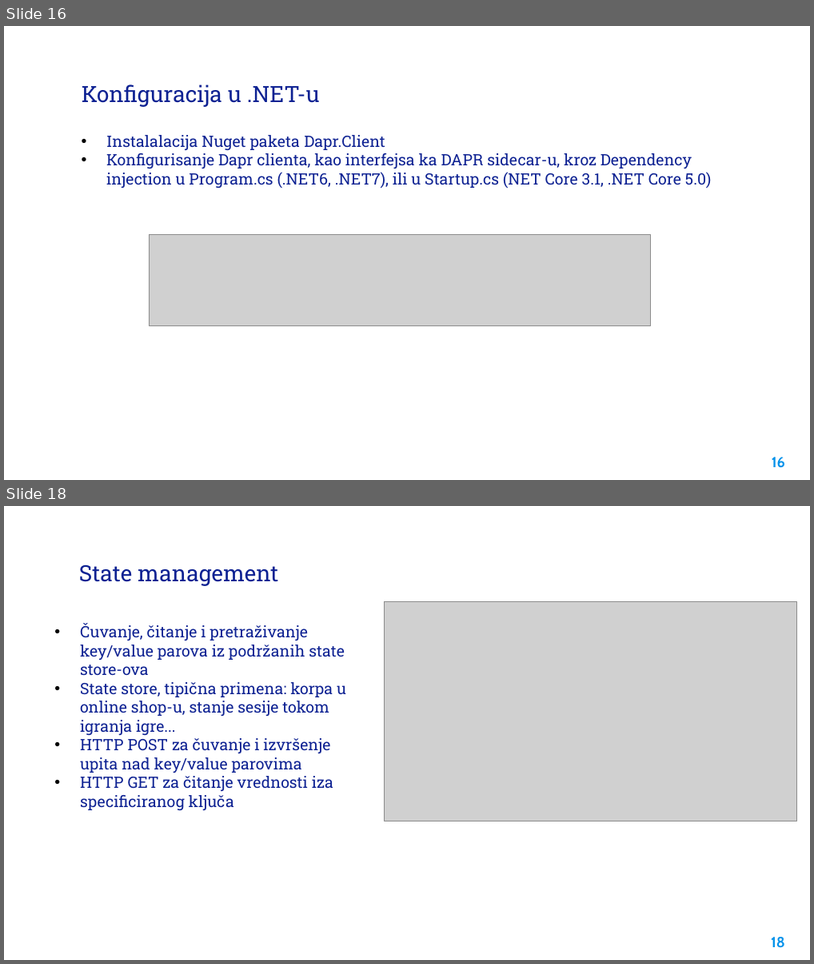
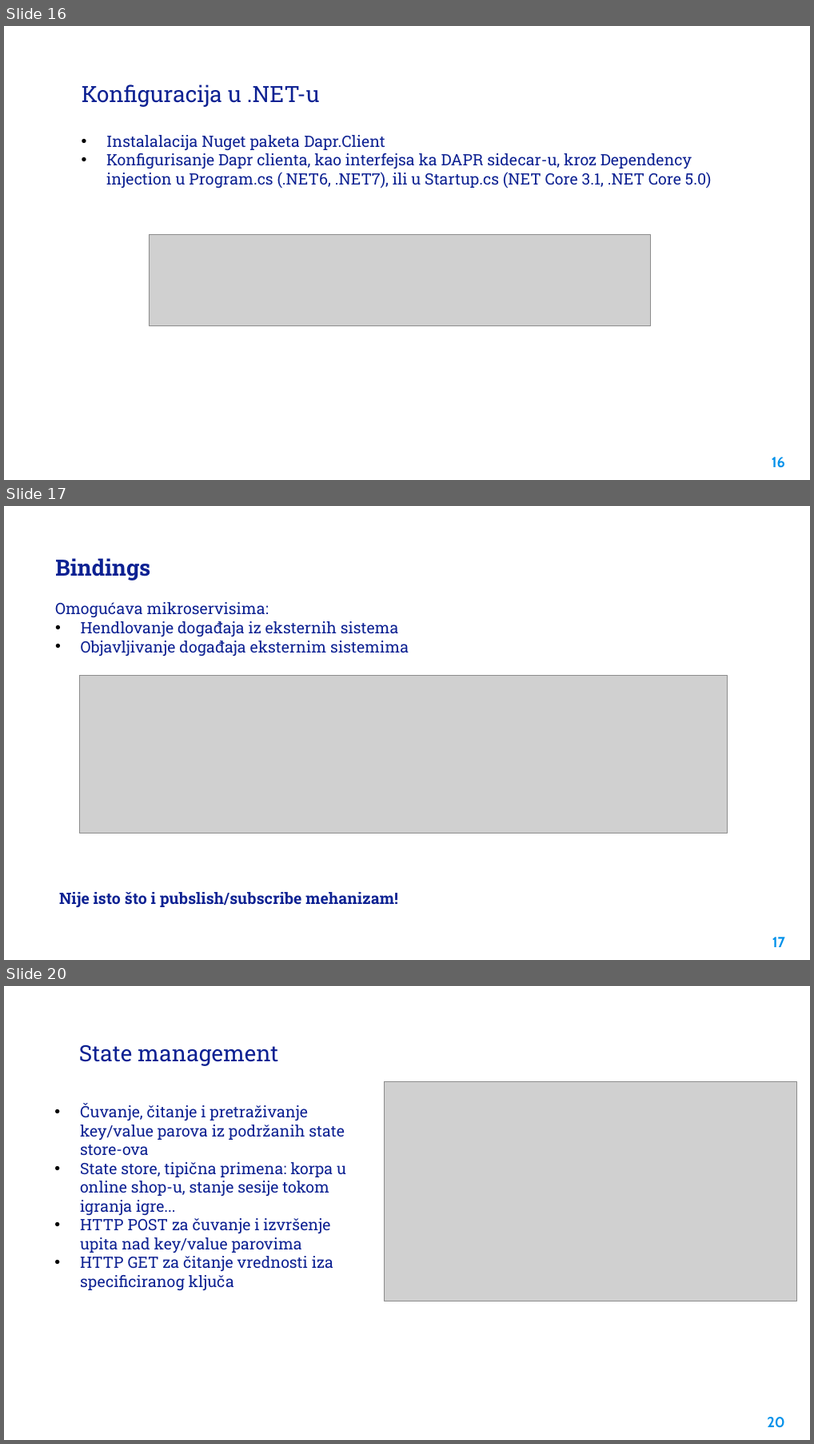
Before and after one commit to cakicpredragdeveloper/dapr-microservices, a slide deck: power point presentation/DAPR.pptx. Shown one above the other, each under a label of ours: slides 16 and 18 before the commit, slides 16, 17 and 20 after it; the slides between them are not shown. The pictures are 814x964 and 814x1444 pixels, drawn with LibreOffice and Linux fonts; fonts in the diff are those of the drawing; grey boxes stand for pictures; background and template pictures are left out. Boxes give left, top, right and bottom in pixels: in the first picture for what was removed or moved away, otherwise in the second. Text is boxed around its words. In the diff, an @@ line names an element or a change of style, - is before the commit and + after.

Commit message:
PP presentation: Binding, Input binding

```diff
--- a/power point presentation/DAPR.pptx
+++ b/power point presentation/DAPR.pptx
@@ slide 17 added at <box>4,506,810,960</box>, background picture (left out) @@
@@ title added at <box>55,558,150,580</box>, 20 pt, text #0D2192, bold @@
+Bindings
@@ text added at <box>55,602,409,656</box>, 14 pt, text #0D2192 @@
+Omogućava mikroservisima:
+• Hendlovanje događaja iz eksternih sistema
+• Objavljivanje događaja eksternim sistemima
@@ picture added at <box>80,676,728,832</box> @@
@@ text added at <box>59,892,398,907</box>, 14 pt, text #0D2192, bold @@
+Nije isto što i pubslish/subscribe mehanizam!
@@ page number added at <box>773,936,786,947</box>, 13 pt, text #0091EA, bold @@
+17
@@ what was slide 18 is now slide 20 @@
@@ page number at <box>767,1416,785,1427</box>: text changed @@
-18
+20
```
Also in this commit, not shown: 1 slide changed, 1 other slide added.
